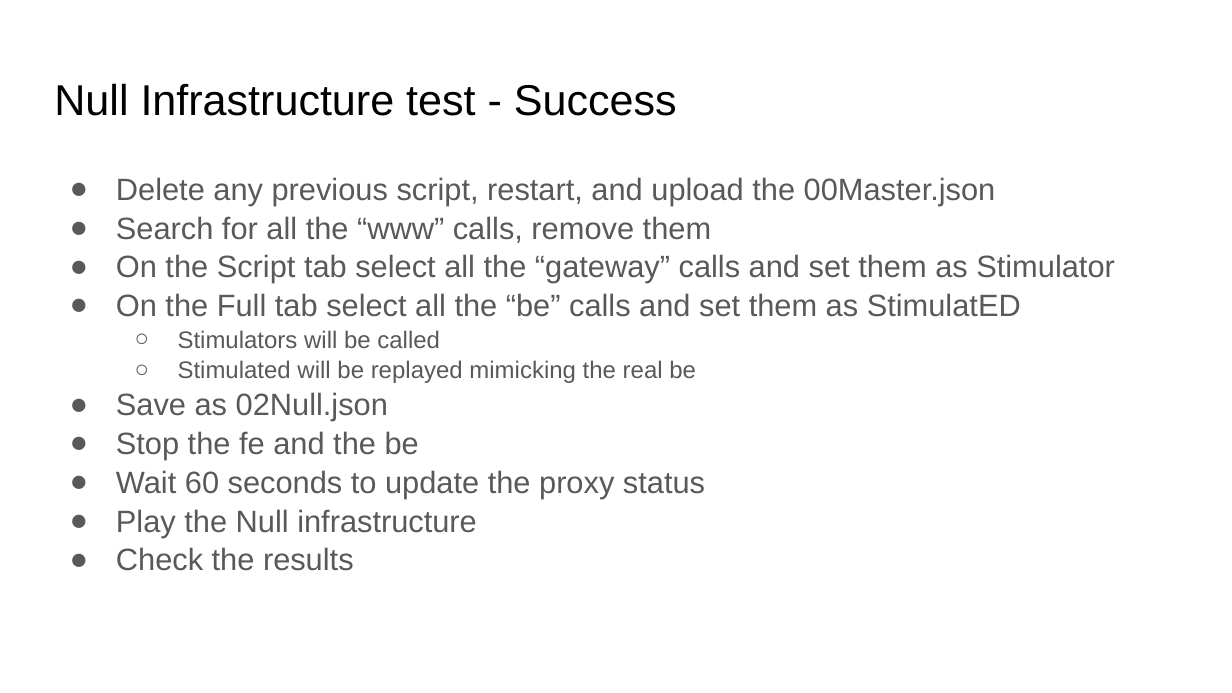
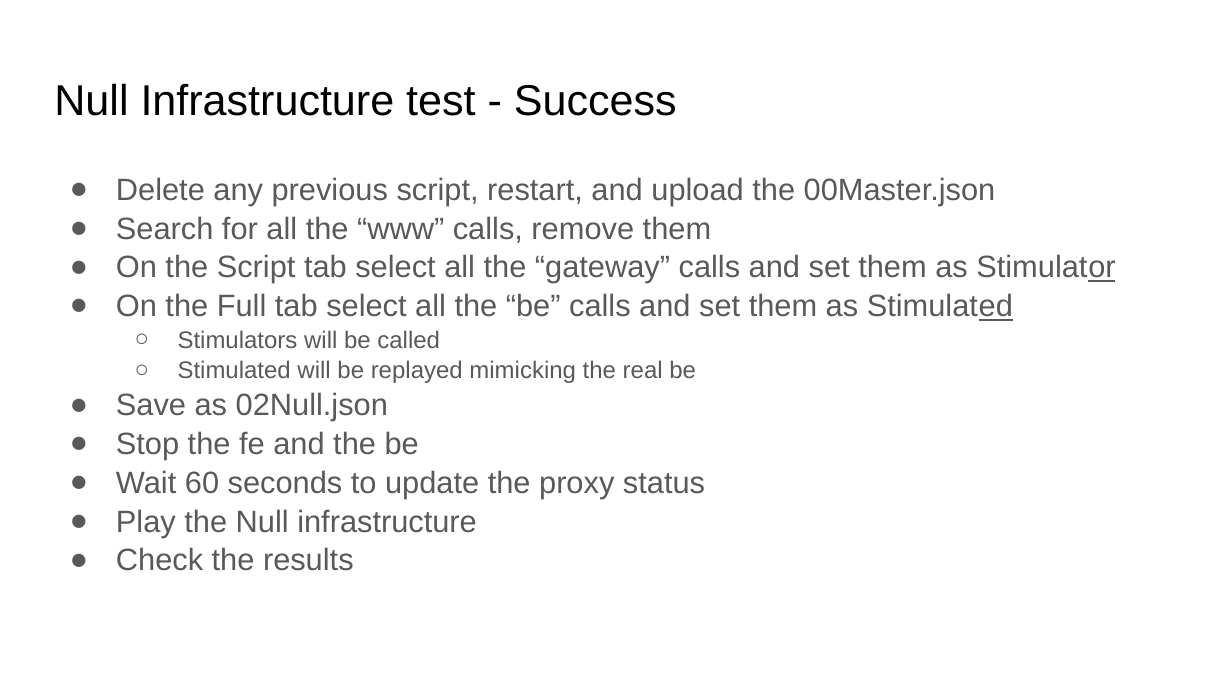
Before and after one commit to kendarorg/HttpAnsweringMachine, a slide deck: slide 12 of docs/HAM.pptx. Drawn at 1232x693 pixels with LibreOffice and Linux fonts; fonts in the diff are those of the drawing. Boxes give left, top, right and bottom in pixels: in the first picture for what was removed or moved away, otherwise in the second. Text is boxed around its words. In the diff, an @@ line names an element or a change of style, - is before the commit and + after.

```diff
--- a/docs/HAM.pptx
+++ b/docs/HAM.pptx
@@ text at bbox=[116, 254, 1115, 283]: underline on in "Stimulator" @@
@@ text at bbox=[116, 293, 1013, 321]: text changed @@
-● On the Full tab select all the “be” calls and set them as StimulatED
+● On the Full tab select all the “be” calls and set them as Stimulated
```
Also in this commit, not shown: 5 other slides changed, 1 slide added.
